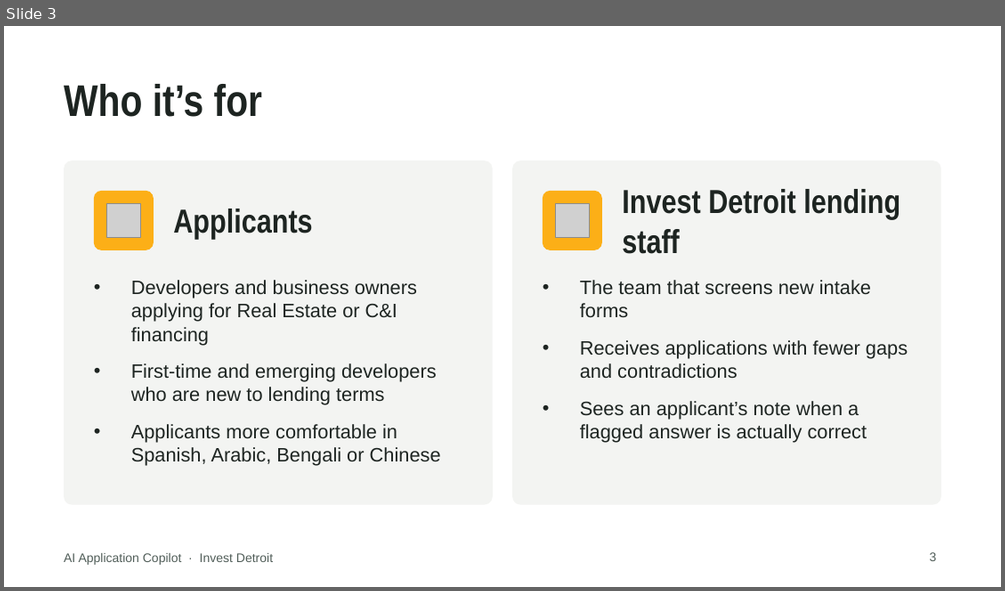
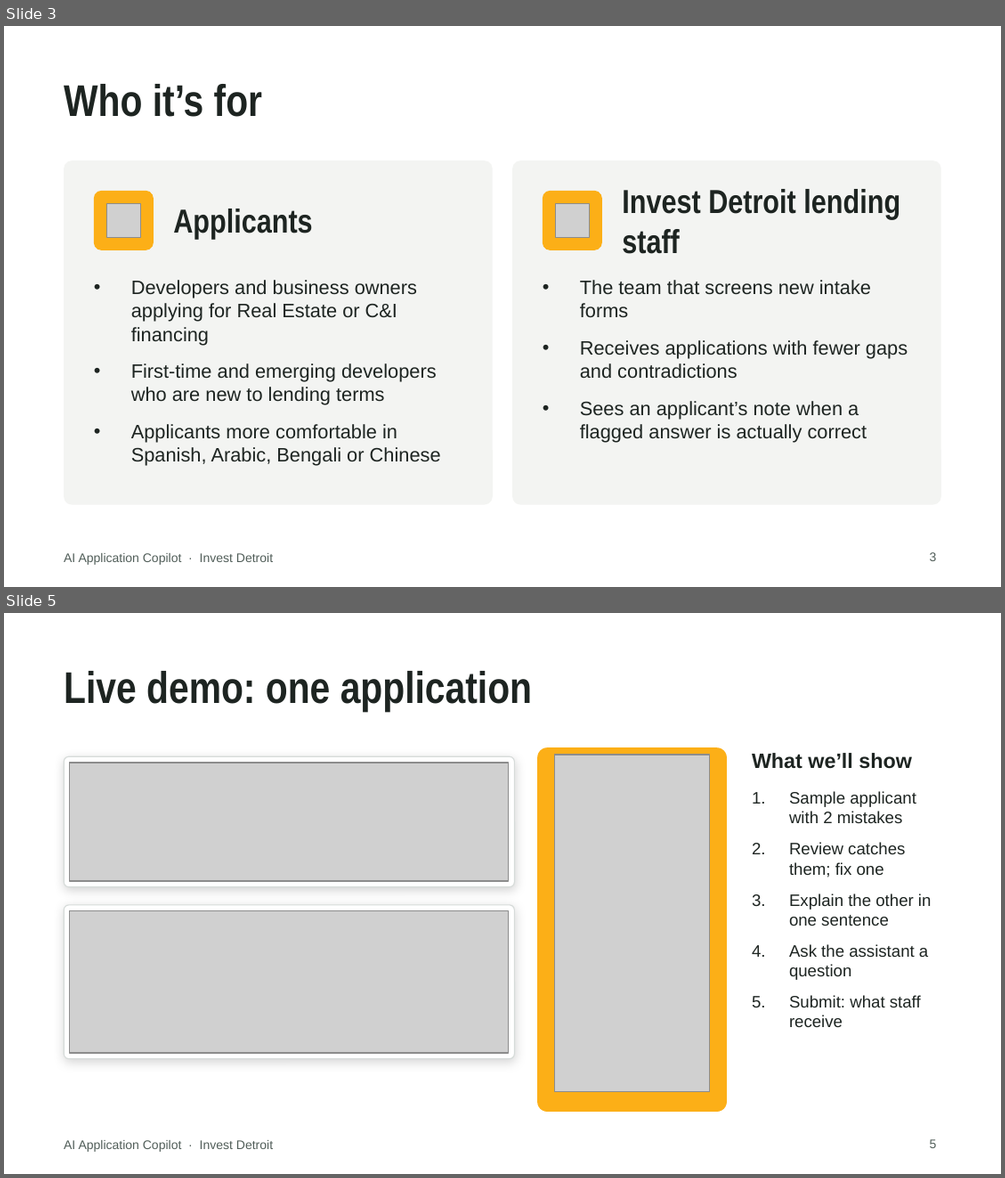
Before and after one commit to Ross-Business-Tech/Invest-Detroit-Project-1, a slide deck: docs/slides/Invest-Detroit-Copilot-Client-Deck.pptx. Shown one above the other, each under a label of ours: slide 3 before the commit, slides 3 and 5 after it; the slides between them are not shown. The pictures are 1005x591 and 1005x1178 pixels, drawn with LibreOffice and Linux fonts; fonts in the diff are those of the drawing; grey boxes stand for pictures; background and template pictures are left out. Boxes give left, top, right and bottom in pixels: in the first picture for what was removed or moved away, otherwise in the second. Text is boxed around its words. In the diff, an @@ line names an element or a change of style, - is before the commit and + after.

```diff
--- a/docs/slides/Invest-Detroit-Copilot-Client-Deck.pptx
+++ b/docs/slides/Invest-Detroit-Copilot-Client-Deck.pptx
@@ slide 5 added at [4, 613, 1001, 1174], background picture (left out); not listed: 1 template element that a slide beside it also shows @@
@@ title added at [64, 671, 532, 711], 32 pt, text #1D2421, bold @@
+Live demo: one application
@@ rounded rectangle added at [64, 756, 514, 887], fill #FFFFFF, outline #D6DBD9 0.75 pt @@
@@ picture added at [70, 763, 509, 881] @@
@@ rounded rectangle added at [537, 747, 727, 1111], fill #FCAF17 @@
@@ picture added at [554, 755, 710, 1092] @@
@@ text added at [752, 753, 912, 769], 15 pt, text #1D2421, bold @@
+What we’ll show
@@ text added at [789, 791, 931, 1027], 12 pt, text #1D2421 @@
+1. Sample applicant with 2 mistakes
+2. Review catches them; fix one
+3. Explain the other in one sentence
+4. Ask the assistant a question
+5. Submit: what staff receive
@@ rounded rectangle added at [64, 905, 514, 1059], fill #FFFFFF, outline #D6DBD9 0.75 pt @@
@@ picture added at [70, 911, 509, 1053] @@
@@ page number added at [930, 1139, 937, 1148], 9 pt, text #515E59 @@
+5
```
Also in this commit, not shown: 4 slides changed, 1 other slide added, 6 slides removed, 31 other files.
